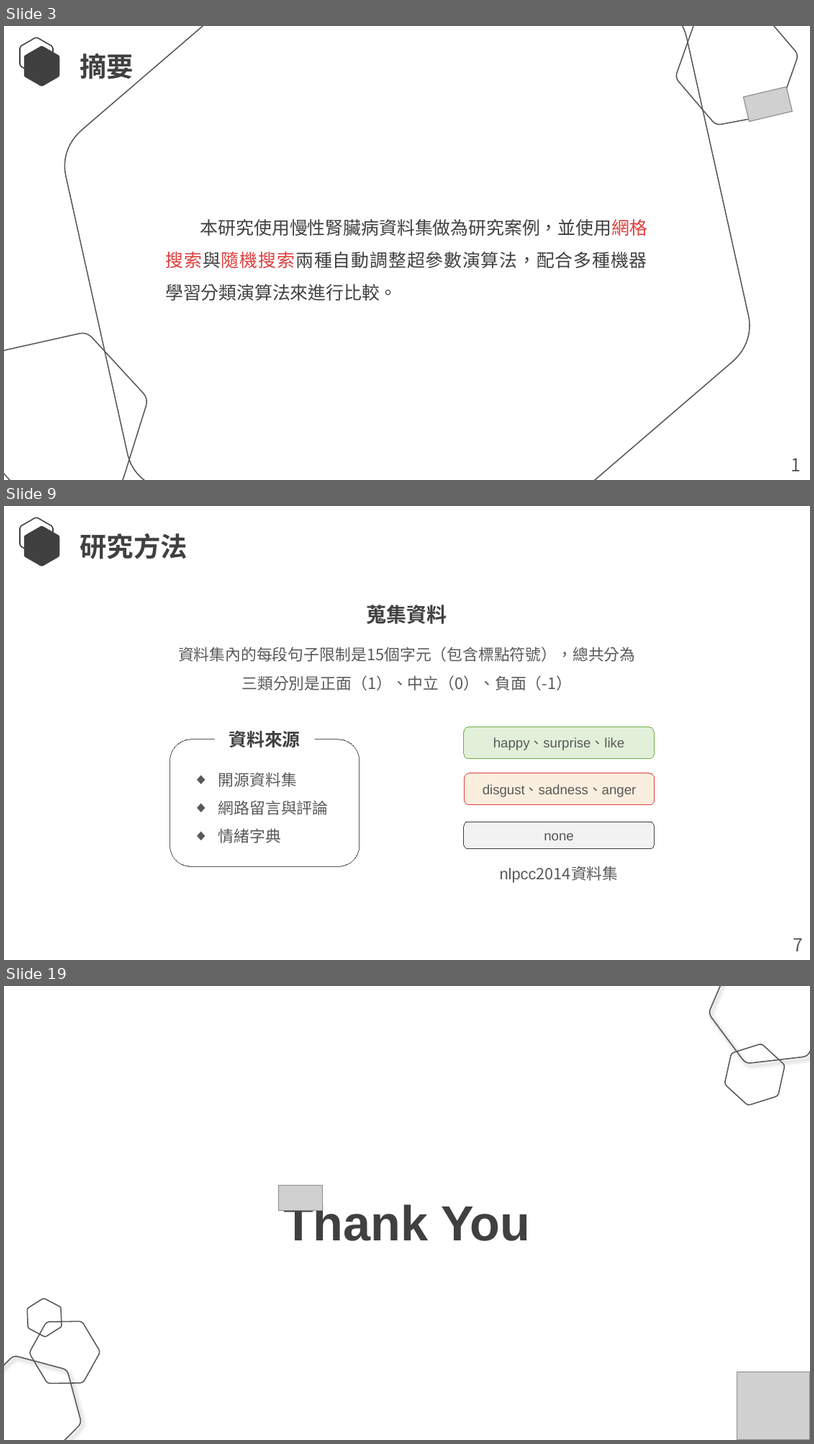
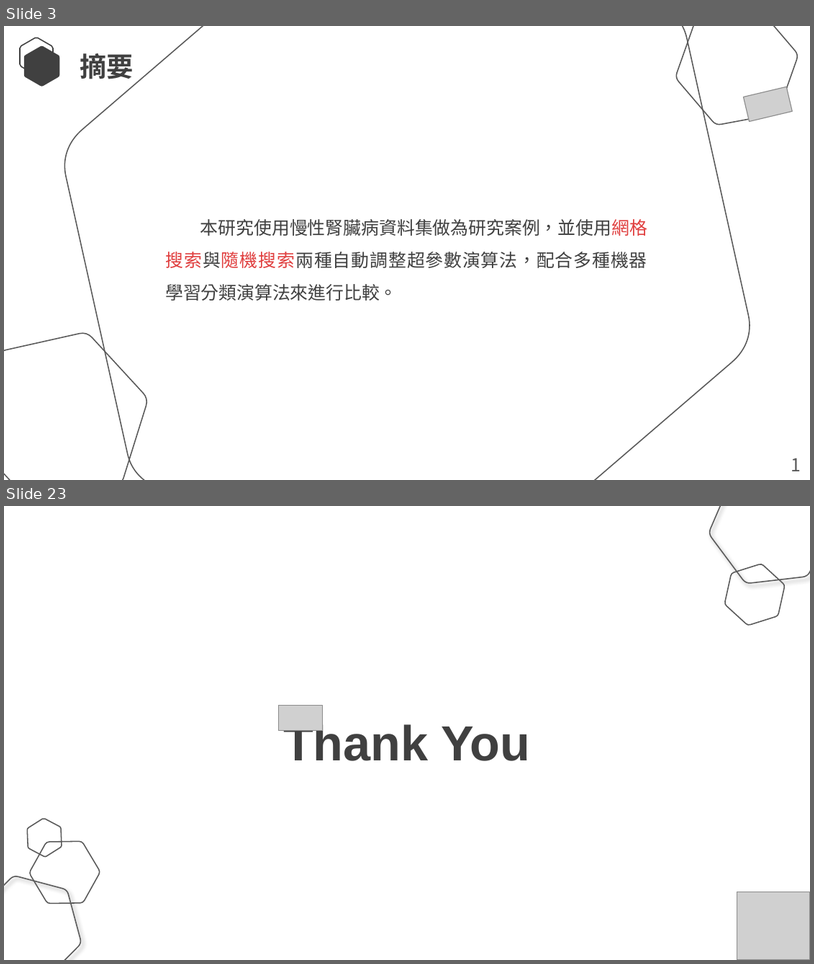
Before and after one commit to Lcwei-0708/lcwei-0708.github.io, a slide deck: data/應用機器學習演算法改善模型優化方法的研究-以UCI慢性腎臟疾病資料集為例/應用機器學習演算法改善模型優化方法的研究-以UCI慢性腎臟疾病資料集為例.pptx. Shown one above the other, each under a label of ours: slides 3, 9 and 19 before the commit, slides 3 and 23 after it; the slides between them are not shown. The pictures are 814x1444 and 814x964 pixels, drawn with LibreOffice and Linux fonts; fonts in the diff are those of the drawing; grey boxes stand for pictures. Boxes give left, top, right and bottom in pixels: in the first picture for what was removed or moved away, otherwise in the second. Text is boxed around its words. In the diff, an @@ line names an element or a change of style, - is before the commit and + after.

```diff
--- a/data/應用機器學習演算法改善模型優化方法的研究-以UCI慢性腎臟疾病資料集為例/應用機器學習演算法改善模型優化方法的研究-以UCI慢性腎臟疾病資料集為例.pptx
+++ b/data/應用機器學習演算法改善模型優化方法的研究-以UCI慢性腎臟疾病資料集為例/應用機器學習演算法改善模型優化方法的研究-以UCI慢性腎臟疾病資料集為例.pptx
@@ slide 9 removed at bbox=[4, 506, 810, 960], background #FFFFFF @@
@@ freeform shape removed at bbox=[20, 518, 53, 555] @@
@@ freeform shape removed at bbox=[24, 526, 59, 566] @@
@@ text removed at bbox=[80, 533, 187, 559] @@
-研究方法
@@ text removed at bbox=[367, 605, 448, 624] @@
-蒐集資料
@@ text removed at bbox=[178, 646, 635, 690] @@
-資料集內的每段句子限制是15個字元（包含標點符號），總共分為三類分別是正面（1）、中立（0）、負面（-1）
@@ rounded rectangle removed at bbox=[170, 739, 360, 866] @@
@@ text removed at bbox=[229, 731, 301, 748] @@
-資料來源
@@ text removed at bbox=[219, 772, 329, 843] @@
-◆ 開源資料集
-◆ 網路留言與評論
-◆ 情緒字典
@@ group removed at bbox=[463, 727, 655, 883]: 3 rounded rectangles, 1 text @@
-happy、surprise、like
-disgust、sadness、anger
-none
-nlpcc2014資料集
@@ text removed at bbox=[793, 938, 803, 951] @@
-7
@@ what was slide 19 is now slide 23 @@
```
Also in this commit, not shown: 3 slides changed, 16 slides added, 11 other slides removed.
